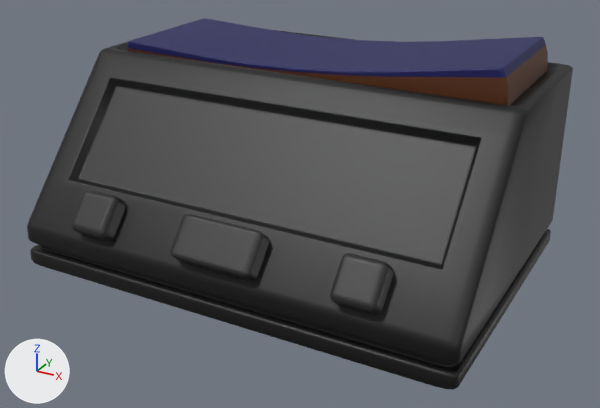
The FBX model Assets/Blender.Files/Ajedrez/Ajedrez.Relojes/A.Reloj.Digital.Plastico.fbx, before and after one commit.
Rendered twice from a 50 mm lens placed at (0.1168, -0.2155, 0.1225), pointed at (0.0043, -0.0109, 0.0203). Arrows for +X, +Y and +Z are at lower left; the lights stay in place. Where no turn or scale is listed for an object, it has been applied to the vertices.

Names of what the first picture shows: 'A.R.D.Body.Plastico', 'A.R.D.Boton.Reset', 'A.R.D.Boton.Start', 'A.R.D.Boton.Stop', 'A.R.D.Top.Plastico'.
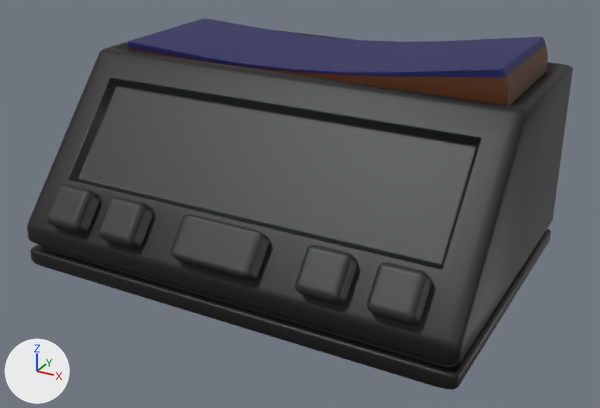
Patch to the scene script:
```diff
--- a/Assets/Blender.Files/Ajedrez/Ajedrez.Relojes/A.Reloj.Digital.Plastico.fbx.py
+++ b/Assets/Blender.Files/Ajedrez/Ajedrez.Relojes/A.Reloj.Digital.Plastico.fbx.py
@@ mat_material_plastic_button_reset @@
+mat_material_plastic_button_reset = principled_material('Material.Plastic.Button.Reset')
+mat_material_plastic_button_reset.base_color = (0.02, 0.02, 0.02)  # black #272727
@@ me_cube_001 @@
 me_cube_001.from_pydata(...)  # 216 vertices, 218 faces; spans x -0.65..0.65, y -0.83..0.83, z -0.83..0.83
 # used by ob_a_r_d_boton_stop; parent = ob_a_r_d_body_plastico; location = (-4.25, 1.914, 4.62)
+# me_cube_001 part 1: the whole mesh is turned 90 degrees about the x axis through its middle and scaled by 0.01
 me_cube_001.materials.append(mat_material_plastic_gray)
@@ me_cube_007 @@
 me_cube_007.from_pydata(...)  # 216 vertices, 218 faces; spans x -0.65..0.65, y -0.83..0.83, z -0.83..0.83
 # used by ob_a_r_d_boton_reset; parent = ob_a_r_d_body_plastico; location = (4.25, 1.914, 4.62)
+# me_cube_007 part 2: the whole mesh is turned 90 degrees about the x axis through its middle and scaled by 0.01
 me_cube_007.materials.append(mat_material_plastic_gray)
@@ me_cube_011 @@
+me_cube_011.from_pydata(...)  # 216 vertices, 218 faces; spans x -0.65..0.65, y -0.83..0.83, z -0.83..0.83
+me_cube_011.materials.append(mat_material_plastic_button_reset)  # black #272727
@@ ob_a_r_d_boton_stop @@
 ob_a_r_d_boton_stop.parent = ob_a_r_d_body_plastico
-ob_a_r_d_boton_stop.location = (-4.25, 1.914, 4.62)
+ob_a_r_d_boton_stop.location = (-3.25, 1.914, 4.62)
@@ ob_a_r_d_boton_reset @@
-ob_a_r_d_boton_reset = bpy.data.objects.new('A.R.D.Boton.Reset', me_cube_007)
+ob_a_r_d_boton_reset = bpy.data.objects.new('A.R.D.Boton.Reset', me_cube_011)
 ob_a_r_d_boton_reset.parent = ob_a_r_d_body_plastico
-ob_a_r_d_boton_reset.location = (4.25, 1.914, 4.62)
+ob_a_r_d_boton_reset.location = (3.25, 1.914, 4.62)
@@ ob_a_r_d_boton_plus @@
+ob_a_r_d_boton_plus = bpy.data.objects.new('A.R.D.Boton.Plus', me_cube_007)
+ob_a_r_d_boton_plus.location = (0.0525, -0.0462, 0.0191)
@@ ob_a_r_d_boton_minus @@
+ob_a_r_d_boton_minus = bpy.data.objects.new('A.R.D.Boton.Minus', me_cube_001)
+ob_a_r_d_boton_minus.location = (-0.0525, -0.0462, 0.0191)
```

Changed parts and their boxes (x1, y1, x2, y2) in the pictures (600 x 408 px; the box of a moved part takes in the faces that stretch with it):
'A.R.D.Boton.Reset', mesh turned, reshaped, moved
    before: (330, 253, 394, 315)
    after: (295, 245, 357, 305)
'A.R.D.Boton.Stop', mesh turned, moved
    before: (72, 190, 126, 241)
    after: (98, 197, 153, 249)
'A.R.D.Boton.Plus', added
    after: (367, 262, 432, 325)
'A.R.D.Boton.Minus', added
    after: (47, 184, 100, 234)
part 1 of me_cube_001, moved or reshaped
    before: (72, 190, 126, 241)
    after: (47, 185, 100, 234)
part 2 of me_cube_007, moved or reshaped
    before: (330, 253, 394, 315)
    after: (367, 262, 432, 325)
